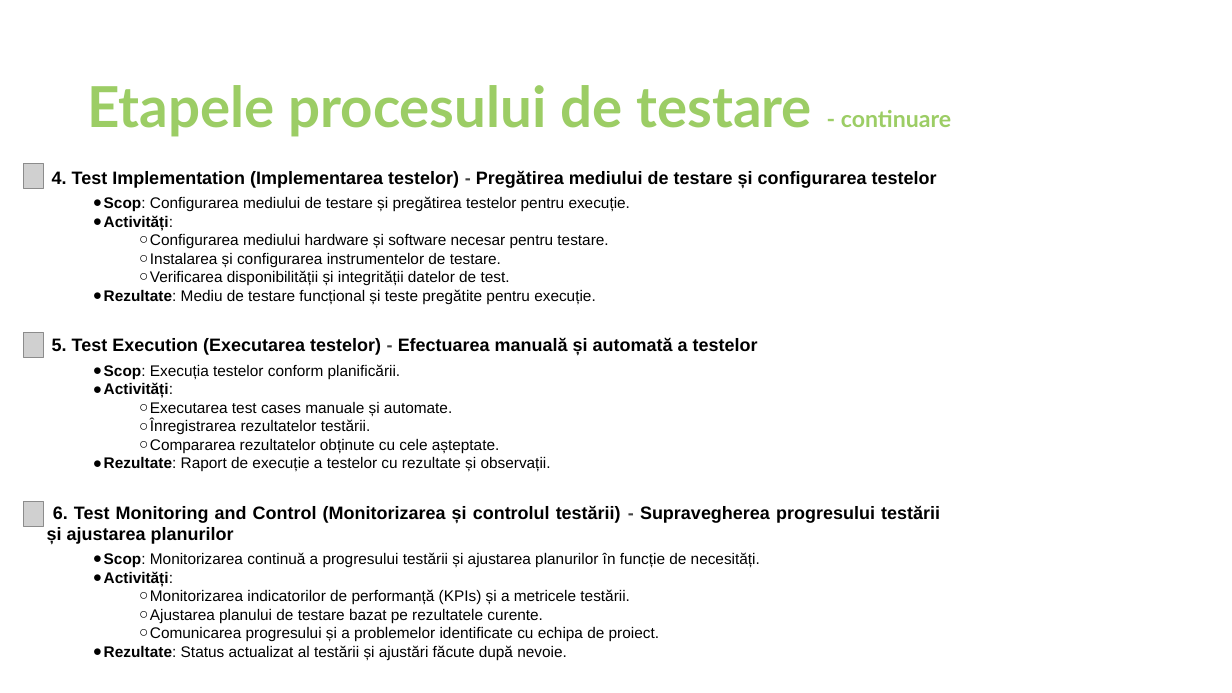
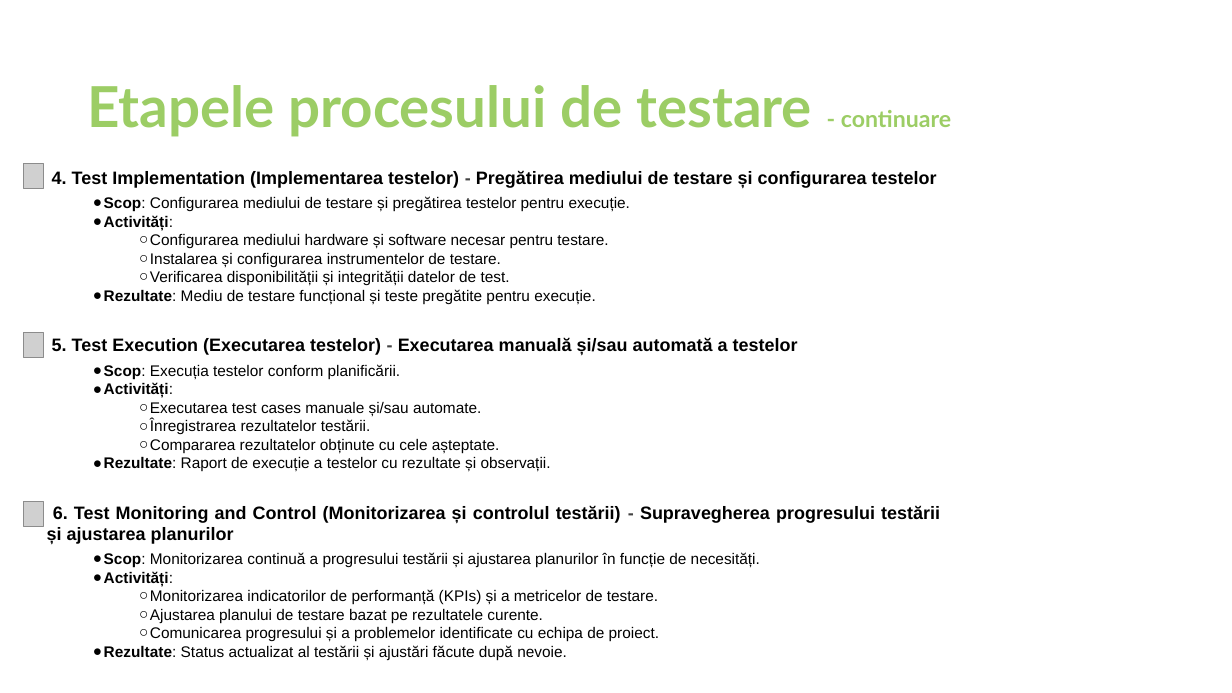
Before and after one commit to AlinT84/Testing-Project-for-Automation-Exercise-E-commerce-Website, a slide deck: slide 4 of Testing Project for Automation Exercise E-commerce Website.pptx. Drawn at 1232x693 pixels with LibreOffice and Linux fonts; fonts in the diff are those of the drawing; grey boxes stand for pictures; background and template pictures are left out. Boxes give left, top, right and bottom in pixels: in the first picture for what was removed or moved away, otherwise in the second. Text is boxed around its words. In the diff, an @@ line names an element or a change of style, - is before the commit and + after.

```diff
--- a/Testing Project for Automation Exercise E-commerce Website.pptx
+++ b/Testing Project for Automation Exercise E-commerce Website.pptx
@@ text at [52,338,798,356]: text changed @@
-5. Test Execution (Executarea testelor) - Efectuarea manuală și automată a testelor
+5. Test Execution (Executarea testelor) - Executarea manuală și/sau automată a testelor
@@ text at [150,402,481,416]: text changed @@
-      ○ Executarea test cases manuale și automate.
+      ○ Executarea test cases manuale și/sau automate.
@@ text at [150,589,658,605]: text changed @@
-      ○ Monitorizarea indicatorilor de performanță (KPIs) și a metricele testării.
+      ○ Monitorizarea indicatorilor de performanță (KPIs) și a metricelor de testare.
```
Also in this commit, not shown: 4 other slides changed, 1 other file.
